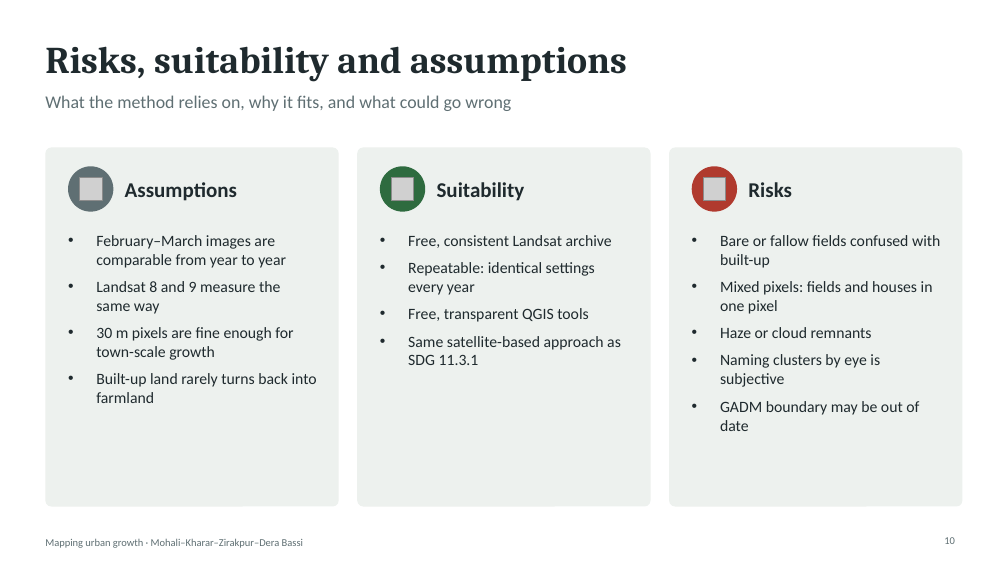
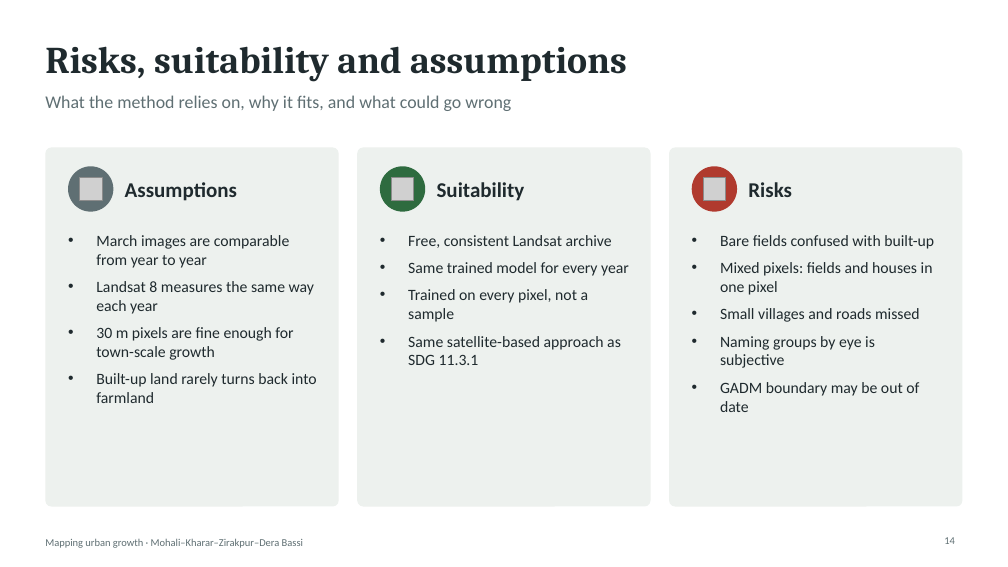
Before and after one commit to SharmaAbhimanyueco/Supriyaaanya, a slide deck: slide 14 of slides/Urban_Growth_Mohali_slides.pptx (slide 10 before the commit). Drawn at 1008x567 pixels with LibreOffice and Linux fonts; fonts in the diff are those of the drawing; grey boxes stand for pictures. Boxes give left, top, right and bottom in pixels: in the first picture for what was removed or moved away, otherwise in the second. Text is boxed around its words. In the diff, an @@ line names an element or a change of style, - is before the commit and + after.

```diff
--- a/slides/Urban_Growth_Mohali_slides.pptx
+++ b/slides/Urban_Growth_Mohali_slides.pptx
@@ text at [720,235,934,249]: text changed @@
-• Bare or fallow fields confused with built-up
+• Bare fields confused with built-up
@@ text at [408,262,629,322]: text changed @@
-• Repeatable: identical settings every year
-• Free, transparent QGIS tools
+• Same trained model for every year
+• Trained on every pixel, not a sample
@@ text at [96,281,314,314]: text changed @@
-• February–March images are comparable from year to year
-• Landsat 8 and 9 measure the same way
+• March images are comparable from year to year
+• Landsat 8 measures the same way each year
@@ text at [720,308,920,368]: text changed @@
-• Haze or cloud remnants
-• Naming clusters by eye is subjective
+• Small villages and roads missed
+• Naming groups by eye is subjective
```
Also in this commit, not shown: 13 other slides changed, 8 slides added, 1 slide removed, 37 other files.
